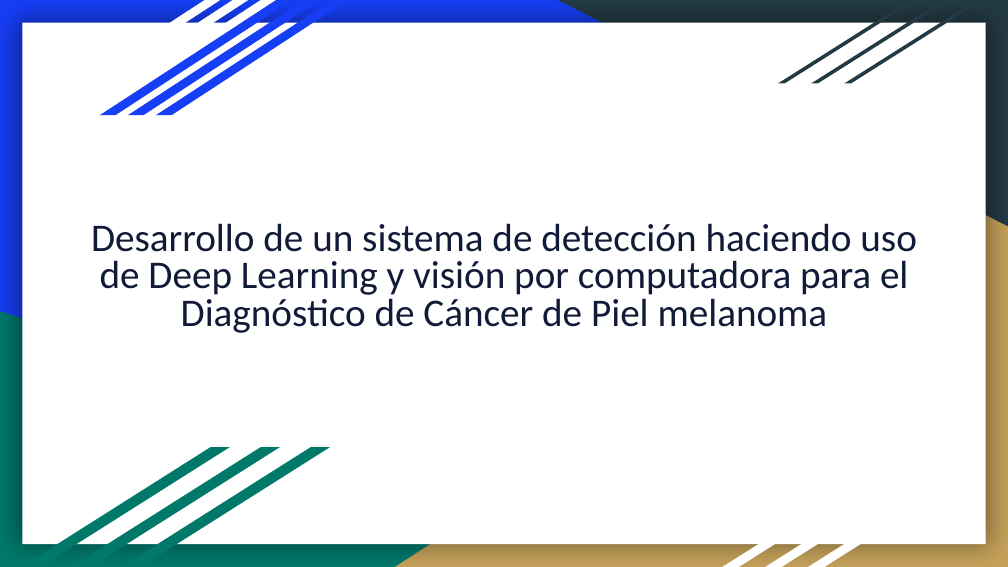
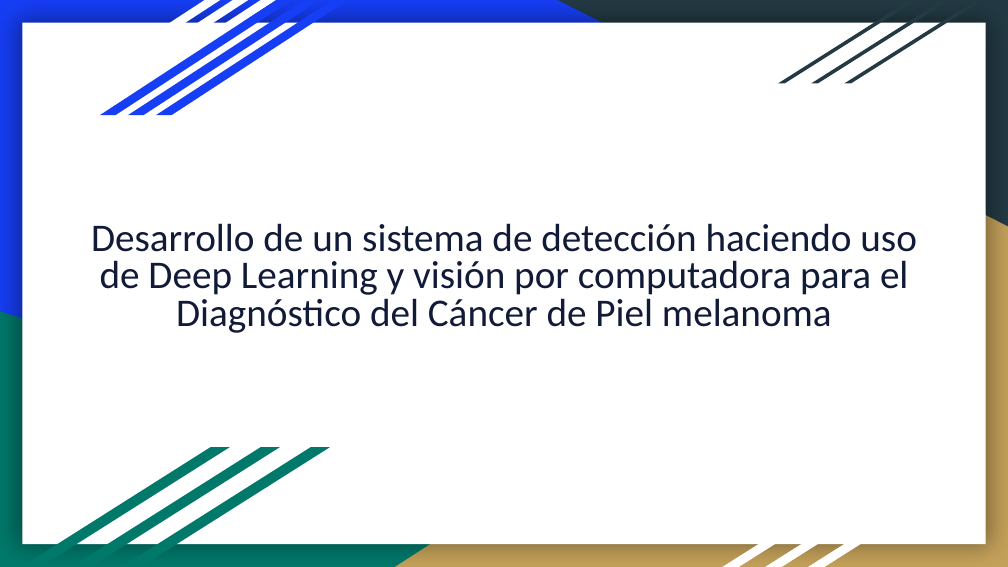
Before and after one commit to ElizabethCast23/Proyecto-Tesis, a slide deck: slide 1 of Tesis.pptx. Drawn at 1008x567 pixels with LibreOffice and Linux fonts; fonts in the diff are those of the drawing. Boxes give left, top, right and bottom in pixels: in the first picture for what was removed or moved away, otherwise in the second. Text is boxed around its words. In the diff, an @@ line names an element or a change of style, - is before the commit and + after.

```diff
--- a/Tesis.pptx
+++ b/Tesis.pptx
@@ subtitle at box(91, 223, 917, 333): text changed @@
-Desarrollo de un sistema de detección haciendo uso de Deep Learning y visión por computadora para el Diagnóstico de Cáncer de Piel melanoma
+Desarrollo de un sistema de detección haciendo uso de Deep Learning y visión por computadora para el Diagnóstico del Cáncer de Piel melanoma
```
Also in this commit, not shown: 12 slides added, 2 slides removed, 24 other files.
